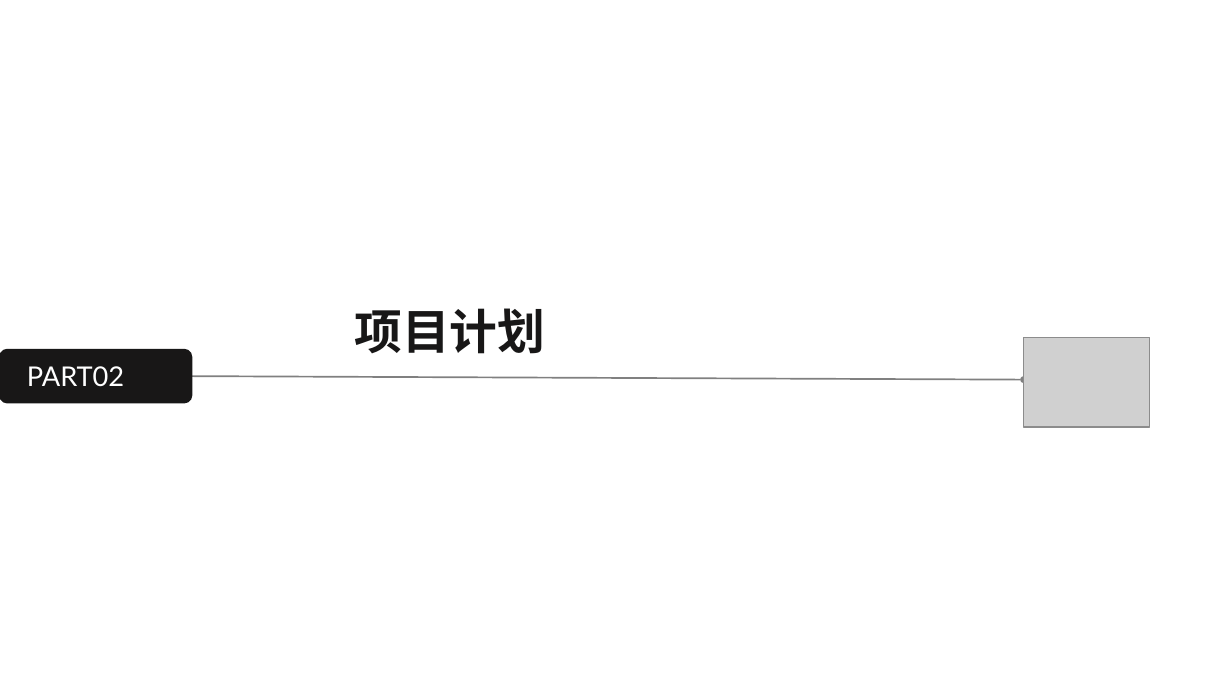
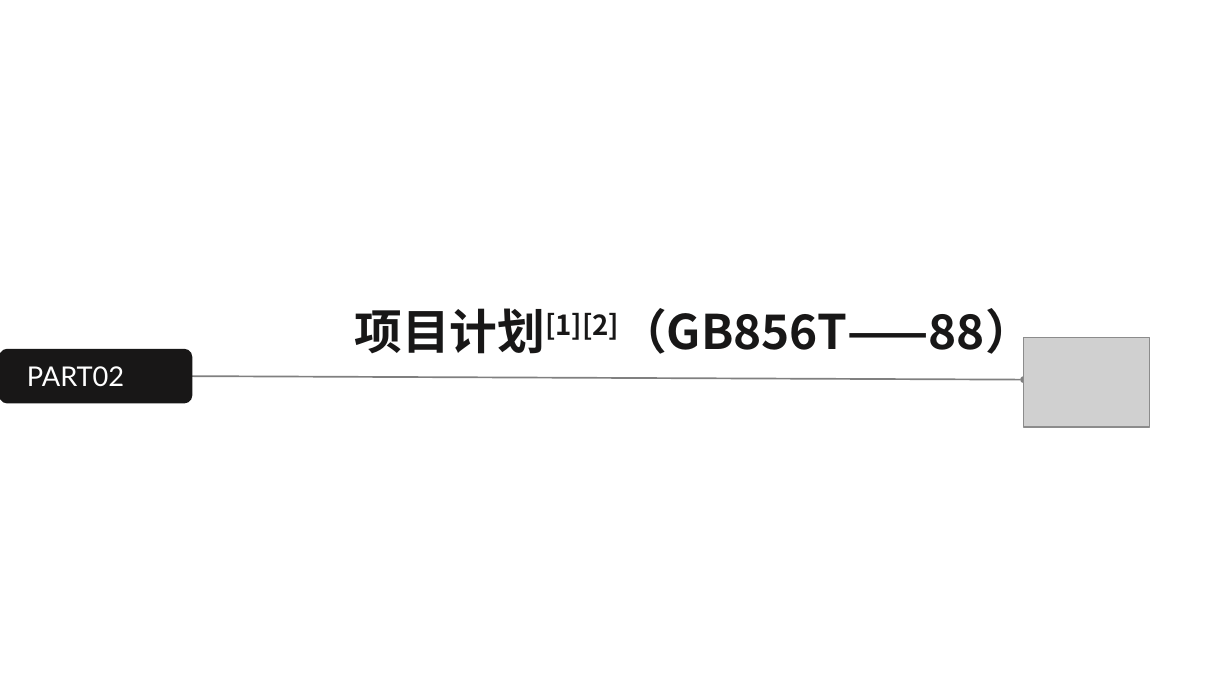
Before and after one commit to SixteenTime/SEProject-Flower, a slide deck: slide 6 of documents/work/project_plan/SE2020-G05-项目计划0.2.pptx. Drawn at 1232x700 pixels with LibreOffice and Linux fonts; fonts in the diff are those of the drawing; grey boxes stand for pictures. Boxes give left, top, right and bottom in pixels: in the first picture for what was removed or moved away, otherwise in the second. Text is boxed around its words. In the diff, an @@ line names an element or a change of style, - is before the commit and + after.

```diff
--- a/documents/work/project_plan/SE2020-G05-项目计划0.2.pptx
+++ b/documents/work/project_plan/SE2020-G05-项目计划0.2.pptx
@@ text at <box>354,308,1032,361</box>: text changed @@
-项目计划
+项目计划[1][2]（GB856T——88）
```
Also in this commit, not shown: 17 other slides changed, 6 slides added, 4 other files.
